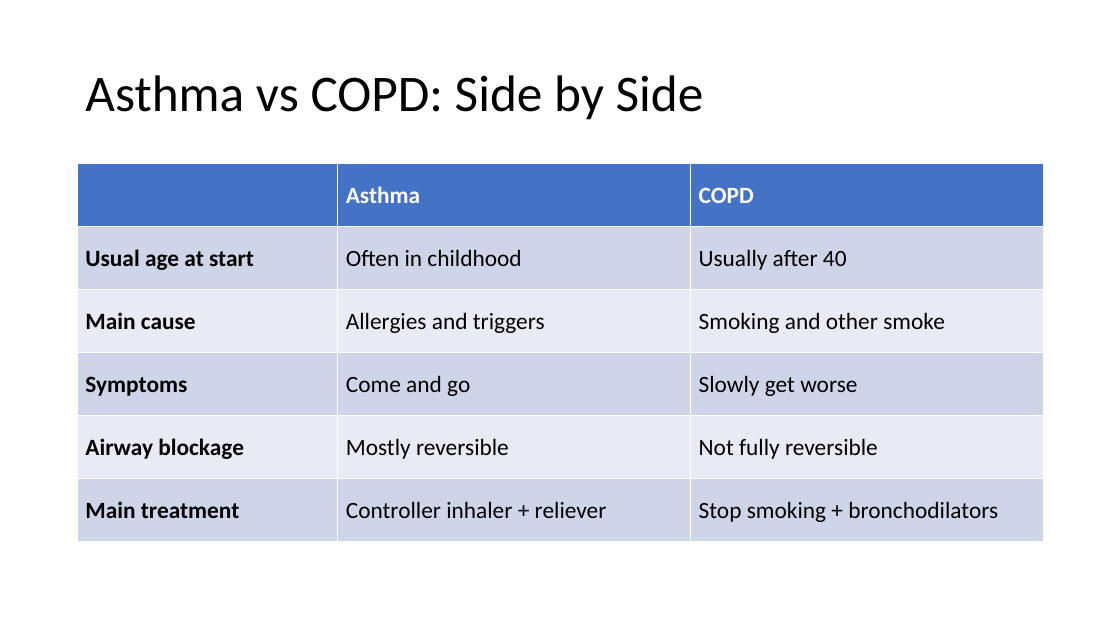
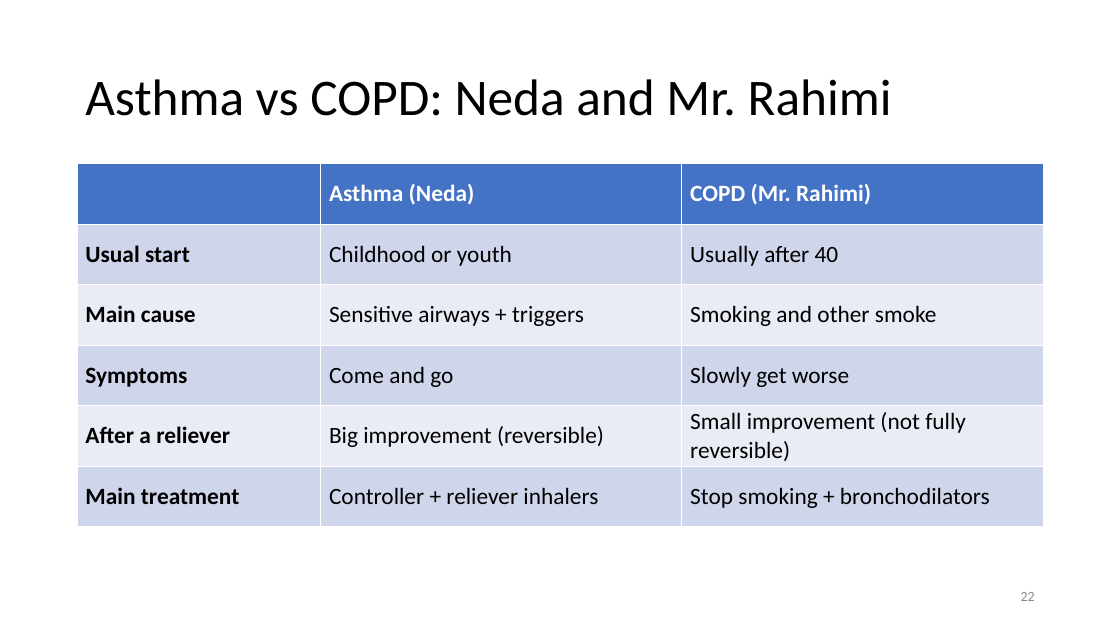
Before and after one commit to mrm145/Claude-CoWorkNotCode, a slide deck: slide 22 of Asthma_and_COPD_Presentation.pptx (slide 20 before the commit). Drawn at 1120x630 pixels with LibreOffice and Linux fonts; fonts in the diff are those of the drawing. Boxes give left, top, right and bottom in pixels: in the first picture for what was removed or moved away, otherwise in the second. Text is boxed around its words. In the diff, an @@ line names an element or a change of style, - is before the commit and + after.

```diff
--- a/Asthma_and_COPD_Presentation.pptx
+++ b/Asthma_and_COPD_Presentation.pptx
@@ title at (85, 79, 892, 116): text changed @@
-Asthma vs COPD: Side by Side
+Asthma vs COPD: Neda and Mr. Rahimi
@@ table at (77, 164, 1044, 512) @@
-row 1, column 2: Asthma
+row 1, column 2: Asthma (Neda)
-row 1, column 3: COPD
+row 1, column 3: COPD (Mr. Rahimi)
-row 2, column 1: Usual age at start
+row 2, column 1: Usual start
-row 2, column 2: Often in childhood
+row 2, column 2: Childhood or youth
-row 3, column 2: Allergies and triggers
+row 3, column 2: Sensitive airways + triggers
-row 5: Airway blockage | Mostly reversible | Not fully reversible
+row 5: After a reliever | Big improvement (reversible) | Small improvement (not fully reversible)
-row 6, column 2: Controller inhaler + reliever
+row 6, column 2: Controller + reliever inhalers
@@ borders changed @@
@@ page number added at (1021, 592, 1035, 601), 12 pt, text #898989 @@
+22
```
Also in this commit, not shown: 13 other slides changed, 11 slides added, 9 slides removed, 1 other file.
